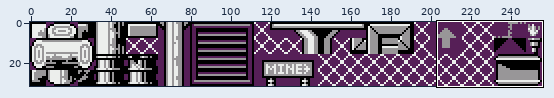
Two states of a sprite sheet, gfx/tileset03.png. The first picture is a wide view before the edit; the outline marks the close-up.
Close-up. As it was:
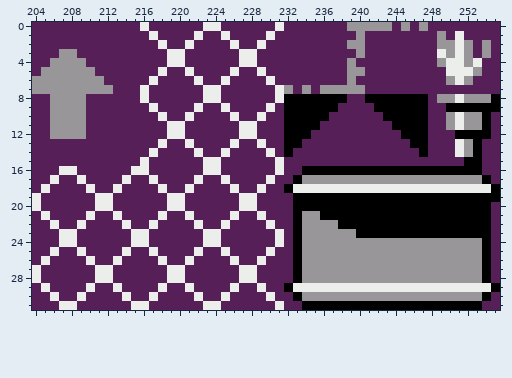
The file is 256x32 pixels. Shown: x 204..255, y 0..31.
The same view after the edit:
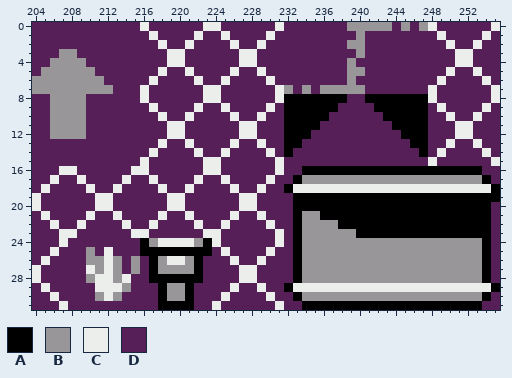
Palette (. is transparent): A #000000  B #989698  C #eceeec  D #561f57
Difference:
Changed rows in their new state; - is an unchanged pixel.
first column x 248:
 0 C------C
 1 -C-D--C-
 2 -DCDDCD-
 3 -DD-C-D-
 4 -DD-CD--
 5 ---DDC--
 6 -CDDD-C-
 7 C------C
 8 CDDDDDDC
 9 -CDDDDCD
10 --CDDCD-
11 --D-CDD-
12 ---CCDD-
13 --CDDC--
14 -C-DDDC-
15 C---DD-C
first column x 208:
24 D------DABCCCCBA
25 -DB-C-D-AAAAAAAA
26 --BBCB-B-ABCCBA-
27 --CB-B-B-ABBBBA-
28 --B--BC--AAAAAA-
29 --DCC-B---ABBA--
30 -D-BCBD--DABBAD-
31 D------DD-AAAA-D
